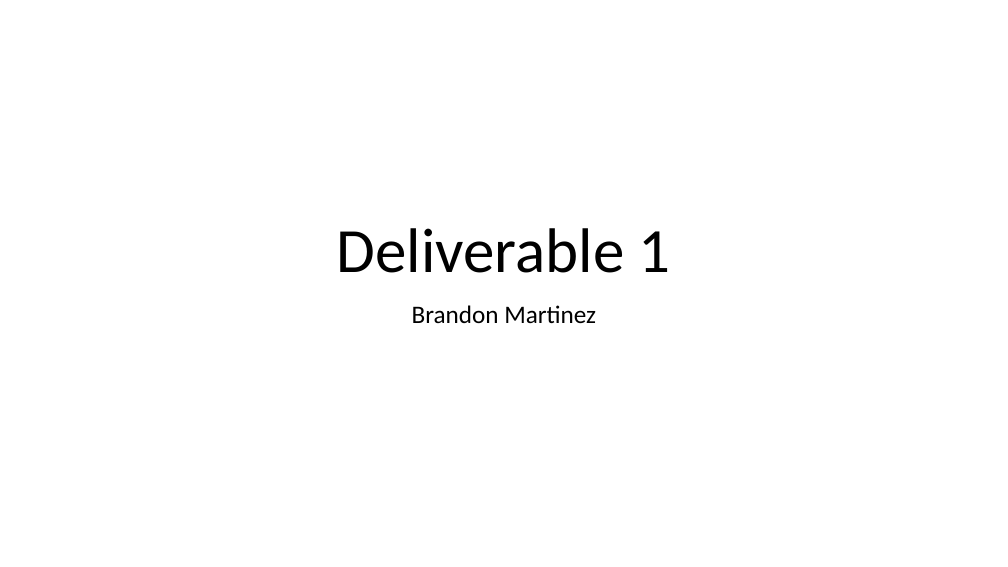
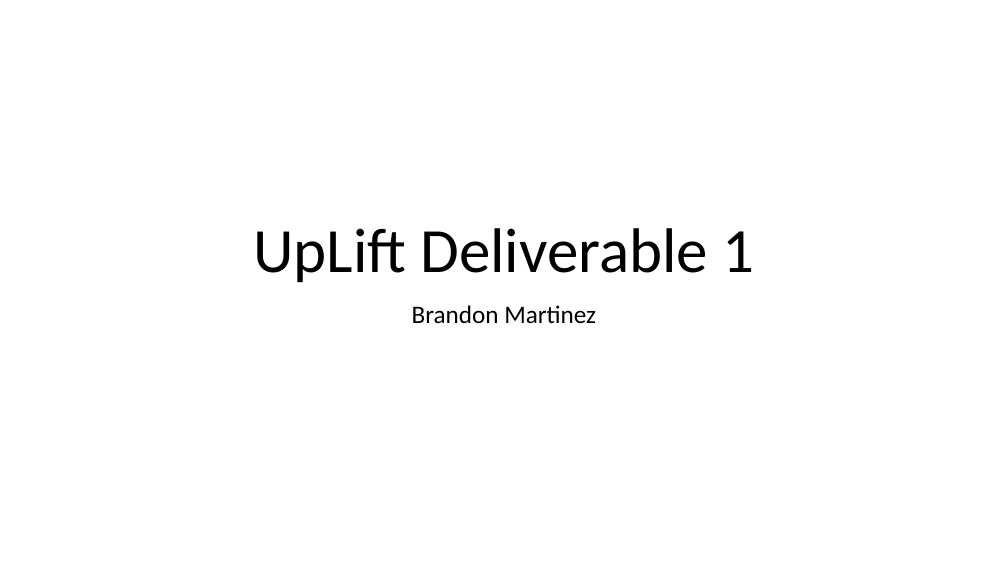
Before and after one commit to Skyward176/UnnamedFitnessApp, a slide deck: slide 1 of Documentation/Presentation1.odp. Drawn at 1008x567 pixels with LibreOffice and Linux fonts; fonts in the diff are those of the drawing. Boxes give left, top, right and bottom in pixels: in the first picture for what was removed or moved away, otherwise in the second. Text is boxed around its words. In the diff, an @@ line names an element or a change of style, - is before the commit and + after.

```diff
--- a/Documentation/Presentation1.odp
+++ b/Documentation/Presentation1.odp
@@ title at (253,228,754,282): text changed @@
-Deliverable 1
+UpLift Deliverable 1
```
Also in this commit, not shown: 4 other slides changed, 1 slide added, 9 other files.
